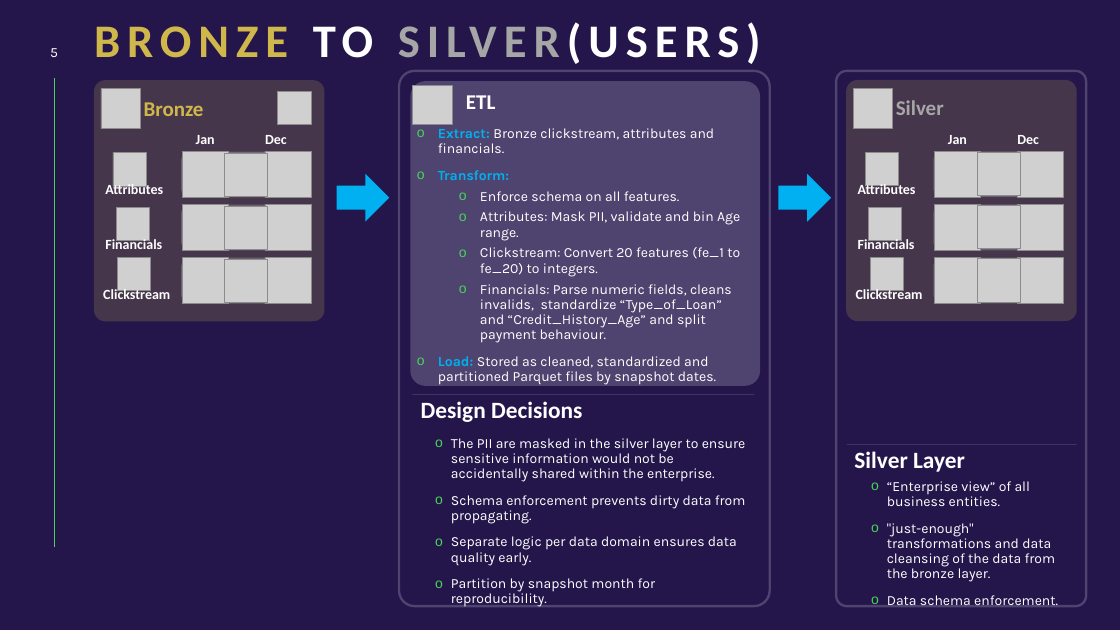
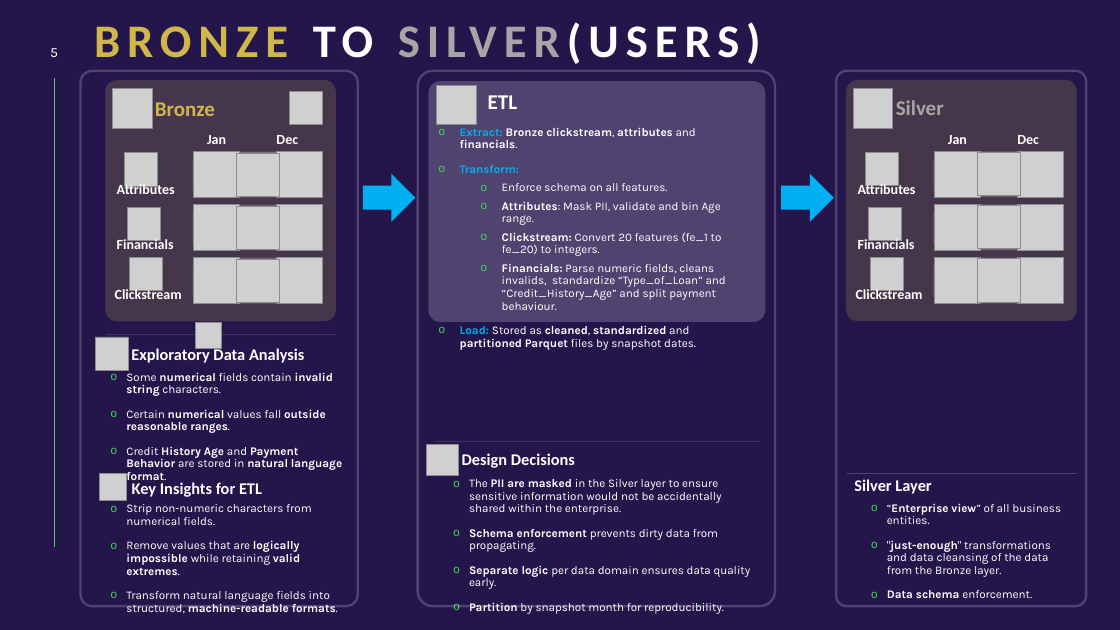
Before and after one commit to pakkei1212/MLE, a slide deck: slide 5 of a1/Slideument_FInal.pptx. Drawn at 1120x630 pixels with LibreOffice and Linux fonts; fonts in the diff are those of the drawing; grey boxes stand for pictures. Boxes give left, top, right and bottom in pixels: in the first picture for what was removed or moved away, otherwise in the second. Text is boxed around its words. In the diff, an @@ line names an element or a change of style, - is before the commit and + after.

```diff
--- a/a1/Slideument_FInal.pptx
+++ b/a1/Slideument_FInal.pptx
@@ rounded rectangle added at (x1=81, y1=71, x2=358, y2=606), outline #FFFFFF 2 pt @@
@@ rounded rectangle resized from (x1=399, y1=71, x2=770, y2=606) to (x1=418, y1=71, x2=775, y2=606) @@
@@ rounded rectangle resized from (x1=411, y1=82, x2=760, y2=386) to (x1=429, y1=82, x2=765, y2=323) @@
@@ text "ETL" moved from (x1=438, y1=95, x2=740, y2=385) to (x1=460, y1=95, x2=726, y2=350) @@
@@ picture moved from (x1=413, y1=85, x2=452, y2=124) to (x1=437, y1=85, x2=476, y2=124) @@
@@ text at (x1=460, y1=127, x2=726, y2=350): size 12 to 10 pt; bold on in "Bronze clickstream, attributes financials.", "Attributes:", "Clickstream:", "Financials:" and 1 more places @@
@@ right arrow moved from (x1=337, y1=174, x2=390, y2=222) to (x1=363, y1=174, x2=416, y2=222) @@
@@ 14 pictures, 5 texts, 4 rounded rectangles moved together from (x1=94, y1=80, x2=325, y2=321) to (x1=105, y1=80, x2=336, y2=321) @@
@@ picture added at (x1=196, y1=322, x2=222, y2=348) @@
@@ picture added at (x1=95, y1=337, x2=128, y2=370) @@
@@ line added from (106, 334) to (336, 334), #FFFFFF 0.5 pt @@
@@ text added at (x1=131, y1=347, x2=304, y2=363), 14 pt, text #FFFFFF, bold @@
+Exploratory Data Analysis
@@ text added at (x1=126, y1=370, x2=342, y2=483), 10 pt, text #FFFFFF, bold @@
+o Some numerical fields contain invalid string characters.
+o Certain numerical values fall outside reasonable ranges.
+o Credit History Age and Payment Behavior are stored in natural language format.
@@ picture added at (x1=427, y1=444, x2=459, y2=476) @@
@@ line moved from (413, 395) - (755, 395) to (437, 442) - (760, 442) @@
@@ text "Design Decisions" at (x1=462, y1=453, x2=575, y2=468): size 20 to 14 pt @@
@@ text "Design Decisions" moved from (x1=421, y1=401, x2=582, y2=422) to (x1=462, y1=453, x2=575, y2=468) @@
@@ picture added at (x1=100, y1=474, x2=126, y2=500) @@
@@ text "The PII are masked in ..." moved from (x1=451, y1=438, x2=746, y2=607) to (x1=469, y1=479, x2=751, y2=614) @@
@@ text at (x1=469, y1=479, x2=721, y2=515): text changed; size 12 to 10 pt @@
-o The PII are masked in the silver layer to ensure sensitive information would not be accidentally shared within the enterprise.
+o The PII are masked in the Silver layer to ensure sensitive information would not be accidentally shared within the enterprise.
@@ text "Silver Layer" moved from (x1=854, y1=451, x2=965, y2=472) to (x1=854, y1=479, x2=931, y2=494) @@
@@ text "Silver Layer" at (x1=854, y1=479, x2=931, y2=494): size 20 to 14 pt @@
@@ line moved from (847, 444) - (1077, 444) to (847, 474) - (1077, 474) @@
@@ text added at (x1=126, y1=504, x2=338, y2=613), 10 pt, text #FFFFFF @@
+o Strip non-numeric characters from numerical fields.
+o Remove values that are logically impossible while retaining valid extremes.
+o Transform natural language fields into structured, machine-readable formats.
@@ text added at (x1=132, y1=482, x2=262, y2=497), 14 pt, text #FFFFFF, bold @@
+Key Insights for ETL
@@ text "“Enterprise view” of all business ..." moved from (x1=887, y1=481, x2=1058, y2=607) to (x1=887, y1=503, x2=1061, y2=598) @@
@@ text at (x1=887, y1=503, x2=1061, y2=598): size 12 to 10 pt in "“Enterprise view” of all business entities.", "Data schema enforcement."; bold on in "“Enterprise view”", "Data schema" @@
@@ text at (x1=469, y1=529, x2=751, y2=614): size 12 to 10 pt in "Schema enforcement prevents dirty data from propagating.", "Separate logic per data domain ensures data ...", "Partition by snapshot month for reproducibility."; bold on in "Schema enforcement", "Separate logic", "Partition" @@
@@ text at (x1=887, y1=540, x2=1051, y2=577): text changed; size 12 to 10 pt @@
-o "just-enough" transformations and data cleansing of the data from the bronze layer.
+o "just-enough" transformations and data cleansing of the data from the Bronze layer.
```
Also in this commit, not shown: 9 other slides changed, 1 slide added, 6 other files.
